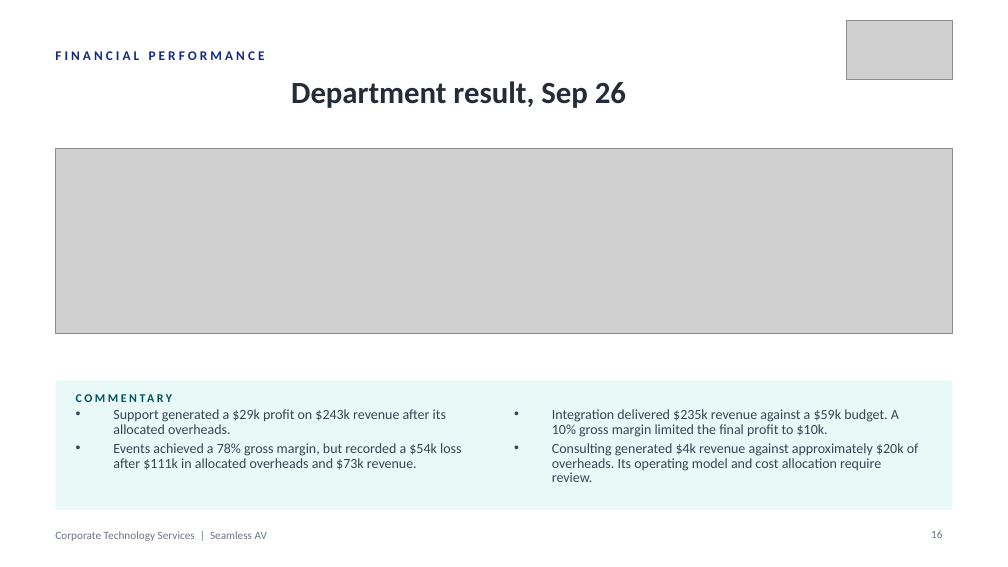
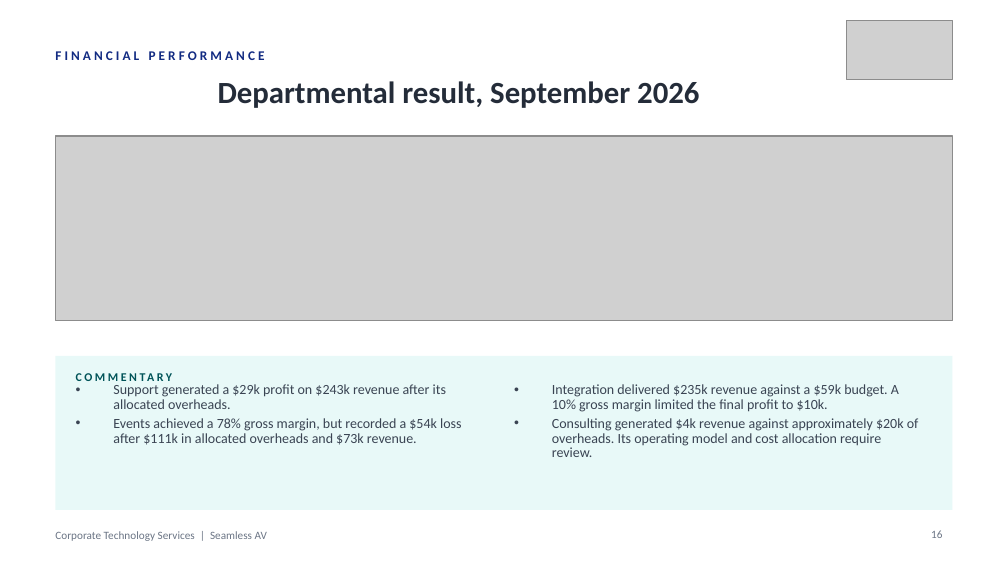
Before and after one commit to WesleyNelson-O33/Claude, a slide deck: slide 16 of deck/CTS Monthly Business Review - 30092026.pptx. Drawn at 1008x567 pixels with LibreOffice and Linux fonts; fonts in the diff are those of the drawing; grey boxes stand for pictures. Boxes give left, top, right and bottom in pixels: in the first picture for what was removed or moved away, otherwise in the second. Text is boxed around its words. In the diff, an @@ line names an element or a change of style, - is before the commit and + after.

```diff
--- a/deck/CTS Monthly Business Review - 30092026.pptx
+++ b/deck/CTS Monthly Business Review - 30092026.pptx
@@ text at (218,81,699,108): text changed @@
-Department result, Sep 26
+Departmental result, September 2026
@@ picture: place and size @@
-picture at (55,148,953,333)
+picture at (55,136,953,321)
@@ rectangle: place and size @@
-rectangle at (55,381,953,510)
+rectangle at (55,356,953,510)
@@ text "Support generated a $29k profit ...": place and size @@
-text "Support generated a $29k profit ..." at (113,409,462,470)
+text "Support generated a $29k profit ..." at (113,384,462,445)
@@ text "COMMENTARY" rewrapped from (76,389,378,407) to (76,364,378,389) @@
@@ text "Integration delivered $235k revenue against ...": place and size @@
-text "Integration delivered $235k revenue against ..." at (552,409,919,482)
+text "Integration delivered $235k revenue against ..." at (552,384,919,457)
```
Also in this commit, not shown: 36 other slides changed, 3 other files.
